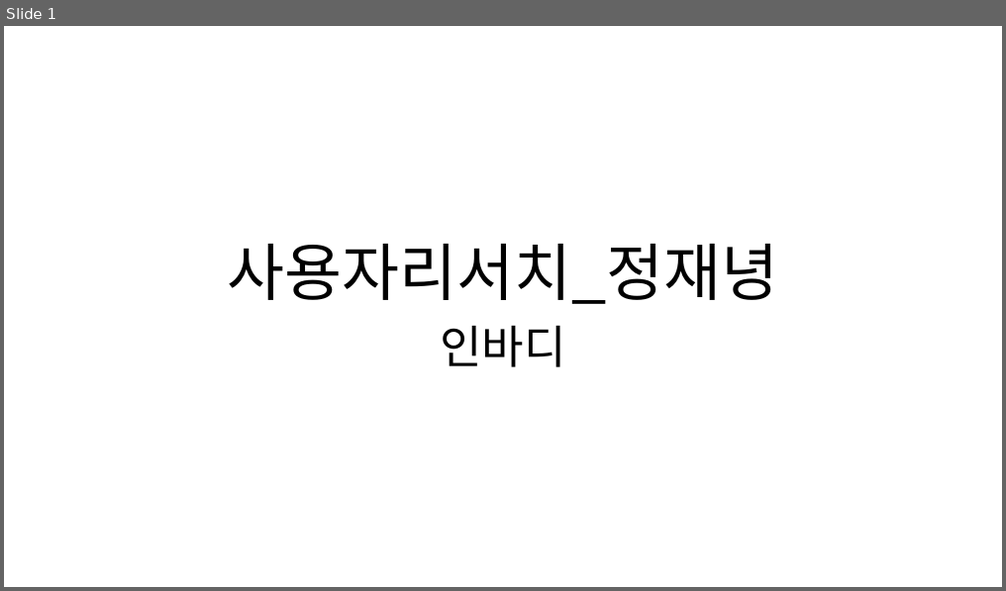
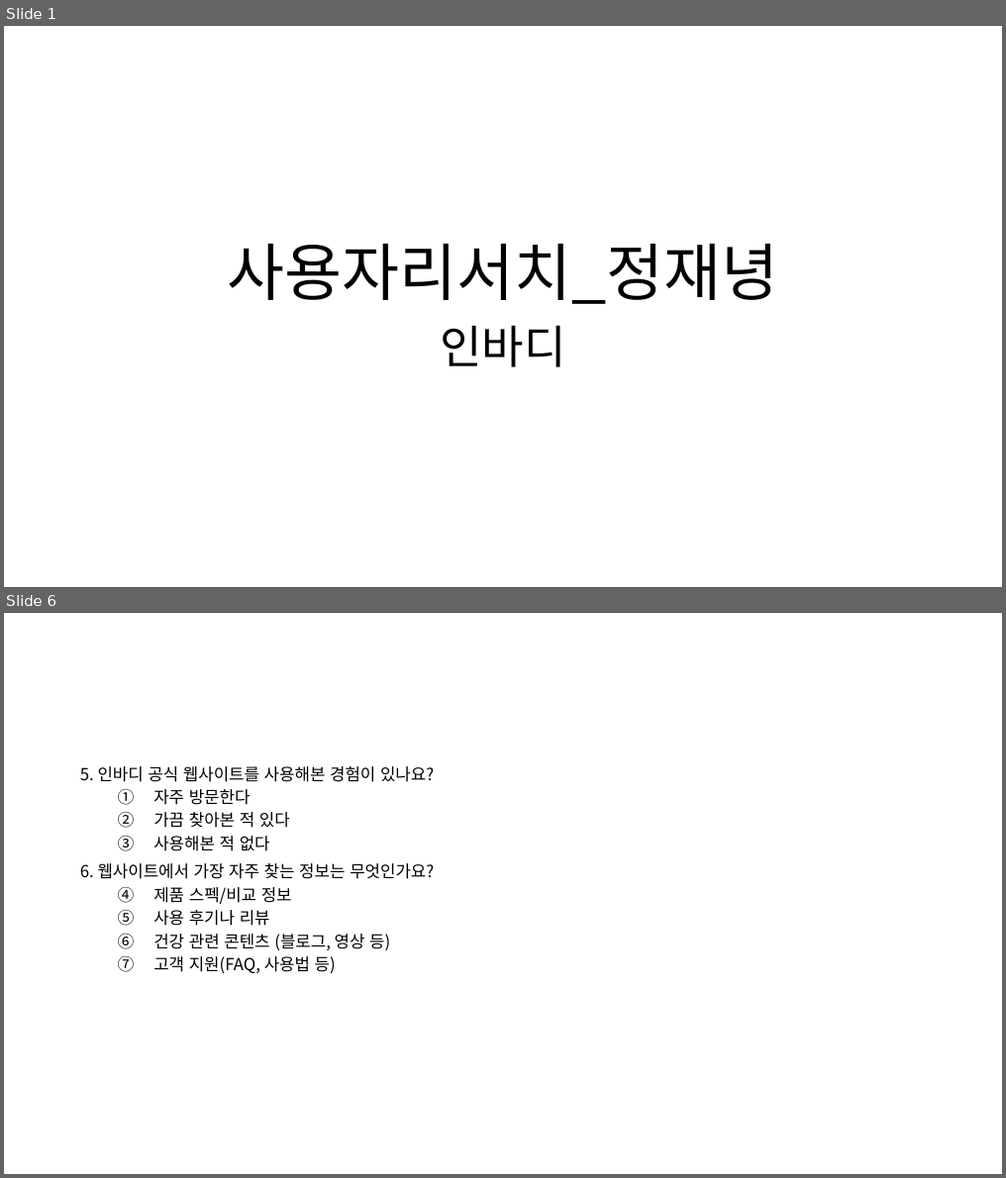
Before and after one commit to JaenyungJeong/JJN, a slide deck: 사용자리서치_정재녕.pptx. Shown one above the other, each under a label of ours: slide 1 before the commit, slides 1 and 6 after it; the slides between them are not shown. The pictures are 1006x591 and 1006x1178 pixels, drawn with LibreOffice and Linux fonts; fonts in the diff are those of the drawing. Boxes give left, top, right and bottom in pixels: in the first picture for what was removed or moved away, otherwise in the second. Text is boxed around its words. In the diff, an @@ line names an element or a change of style, - is before the commit and + after.

```diff
--- a/사용자리서치_정재녕.pptx
+++ b/사용자리서치_정재녕.pptx
@@ slide 6 added at [4, 613, 1002, 1174], background #FFFFFF @@
@@ text added at [80, 766, 434, 973], 16 pt, text #000000 @@
+5. 인바디 공식 웹사이트를 사용해본 경험이 있나요?
+  1. 자주 방문한다
+  2. 가끔 찾아본 적 있다
+  3. 사용해본 적 없다
+6. 웹사이트에서 가장 자주 찾는 정보는 무엇인가요?
+  1. 제품 스펙/비교 정보
+  2. 사용 후기나 리뷰
+  3. 건강 관련 콘텐츠 (블로그, 영상 등)
+  4. 고객 지원(FAQ, 사용법 등)
```
Also in this commit, not shown: 4 slides changed, 2 other slides added, 7 other files.
